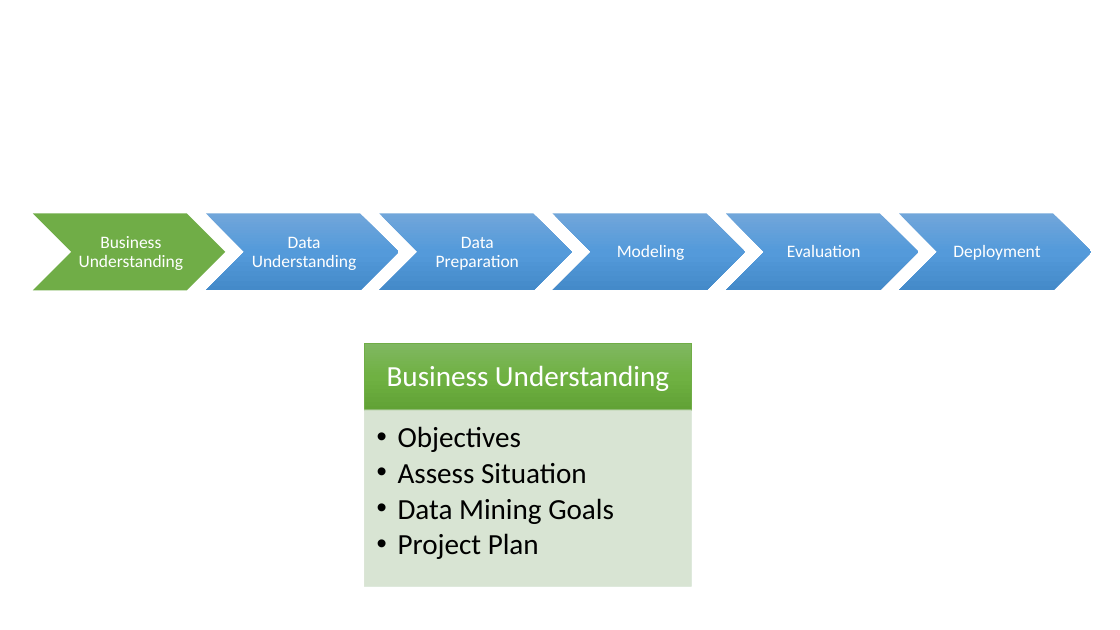
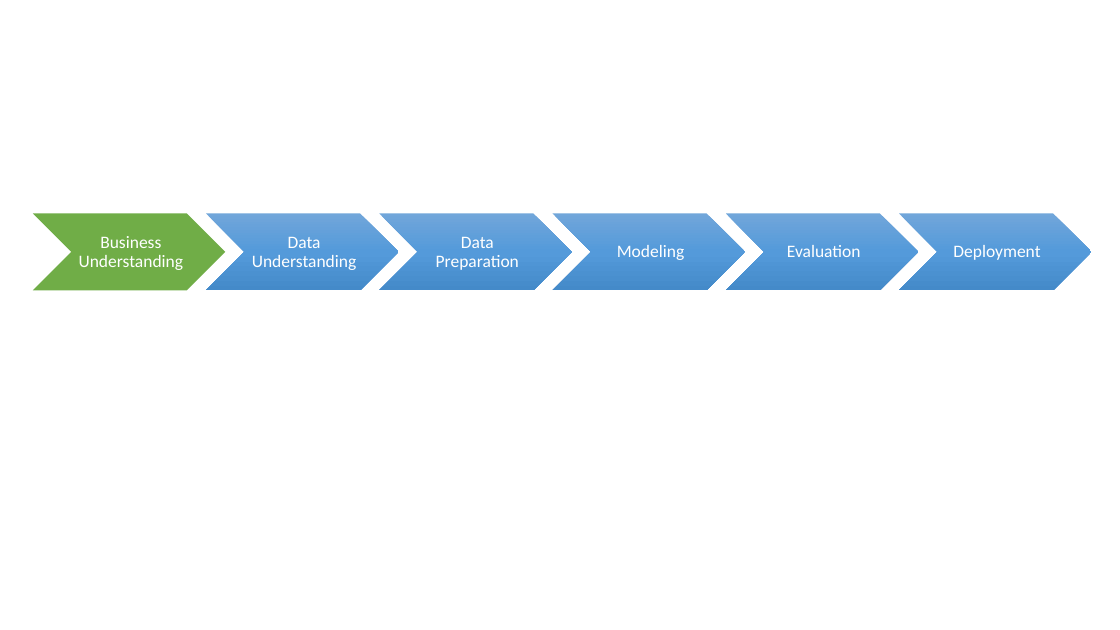
Before and after one commit to mGalarnyk/Machine_Learning_Froyo, a slide deck: slide 4 of Current_Powerpoint/Froyo_v2.pptx (slide 3 before the commit). Drawn at 1120x630 pixels with LibreOffice and Linux fonts; fonts in the diff are those of the drawing. Boxes give left, top, right and bottom in pixels: in the first picture for what was removed or moved away, otherwise in the second. Text is boxed around its words. In the diff, an @@ line names an element or a change of style, - is before the commit and + after.

```diff
--- a/Current_Powerpoint/Froyo_v2.pptx
+++ b/Current_Powerpoint/Froyo_v2.pptx
@@ group removed at (x1=365, y1=344, x2=691, y2=586): 2 rectangles, 2 texts @@
-Business Understanding
-  •• Objectives
-  •• Assess Situation
-  •• Data Mining Goals
-  •• Project Plan
```
Also in this commit, not shown: 11 other slides changed, 1 slide added, 2 slides removed.
